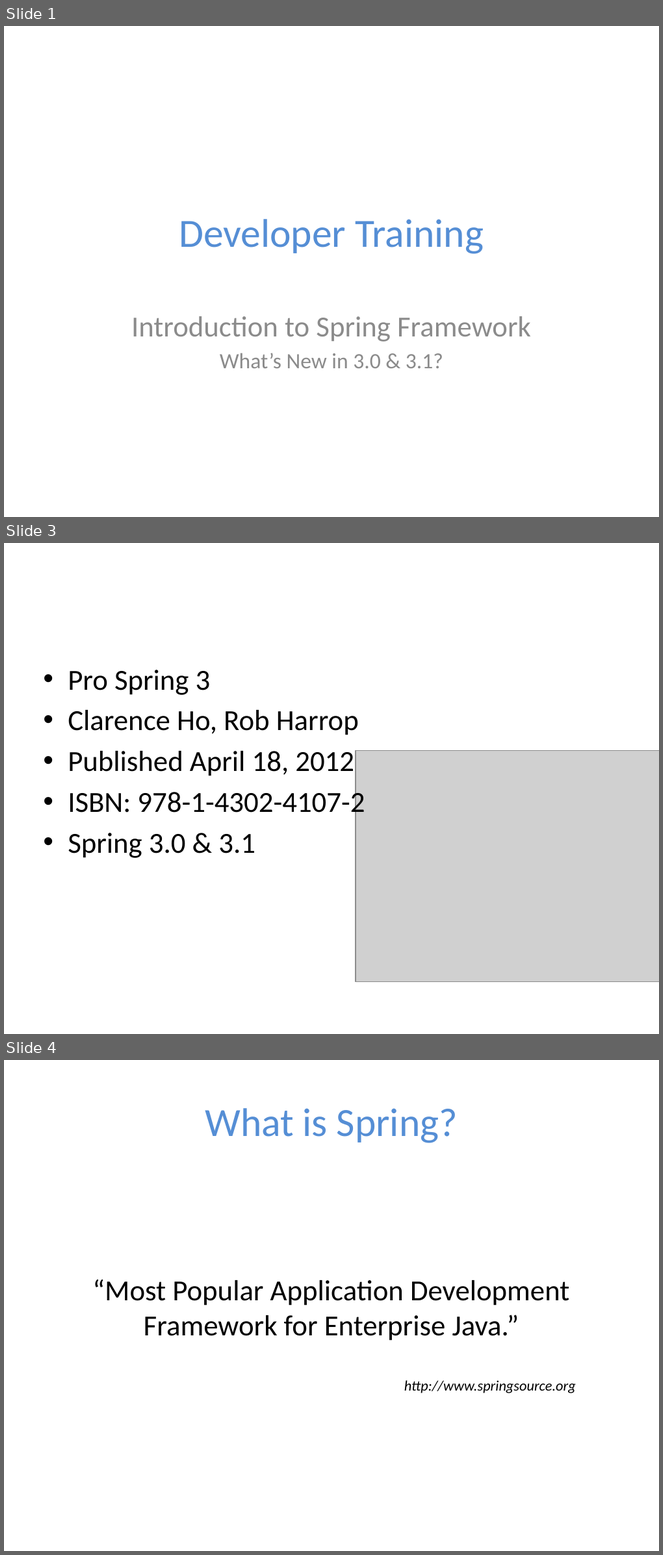
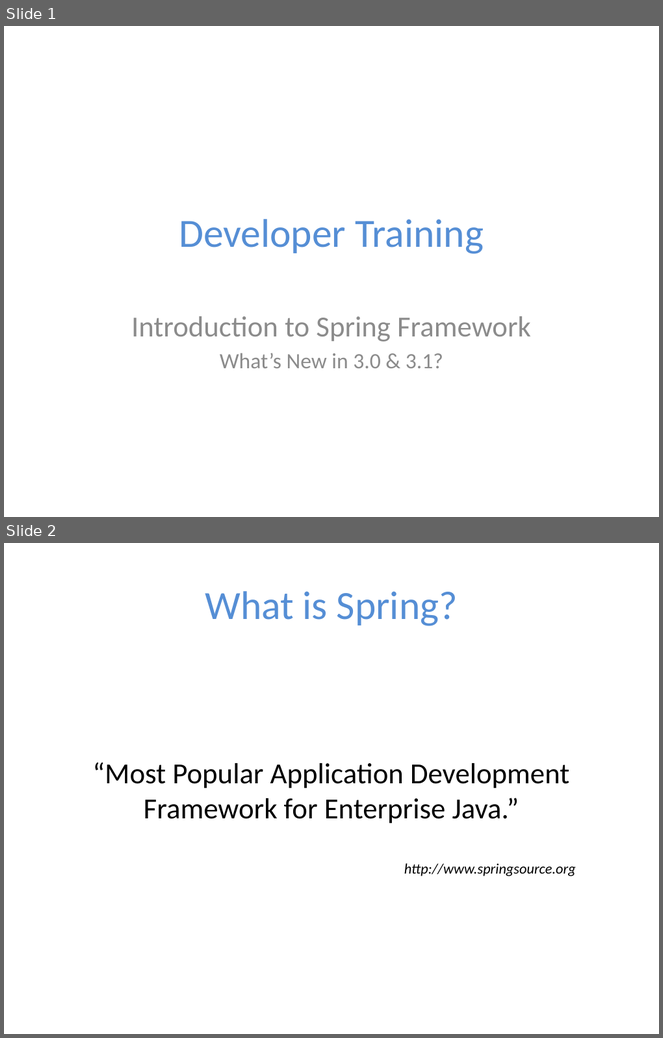
Before and after one commit to anverbogatov/Java-courses, a slide deck: Spring framework/Spring IoC.pptx. Shown one above the other, each under a label of ours: slides 1, 3 and 4 before the commit, slides 1 and 2 after it; the slides between them are not shown. The pictures are 663x1555 and 663x1038 pixels, drawn with LibreOffice and Linux fonts; fonts in the diff are those of the drawing; grey boxes stand for pictures; background and template pictures are left out. Boxes give left, top, right and bottom in pixels: in the first picture for what was removed or moved away, otherwise in the second. Text is boxed around its words. In the diff, an @@ line names an element or a change of style, - is before the commit and + after.

Commit message:
Obsolete slides were removed from Spring IoC presentation

```diff
--- a/Spring framework/Spring IoC.pptx
+++ b/Spring framework/Spring IoC.pptx
@@ slide 3 removed at (4,543,659,1034), background #FFFFFF @@
@@ text removed at (68,670,365,858) @@
-• Pro Spring 3
-• Clarence Ho, Rob Harrop
-• Published April 18, 2012
-• ISBN: 978-1-4302-4107-2
-• Spring 3.0 & 3.1
@@ picture removed at (356,751,659,982) @@
@@ what was slide 4 is now slide 2 @@
```
Also in this commit, not shown: 1 other slide removed.
